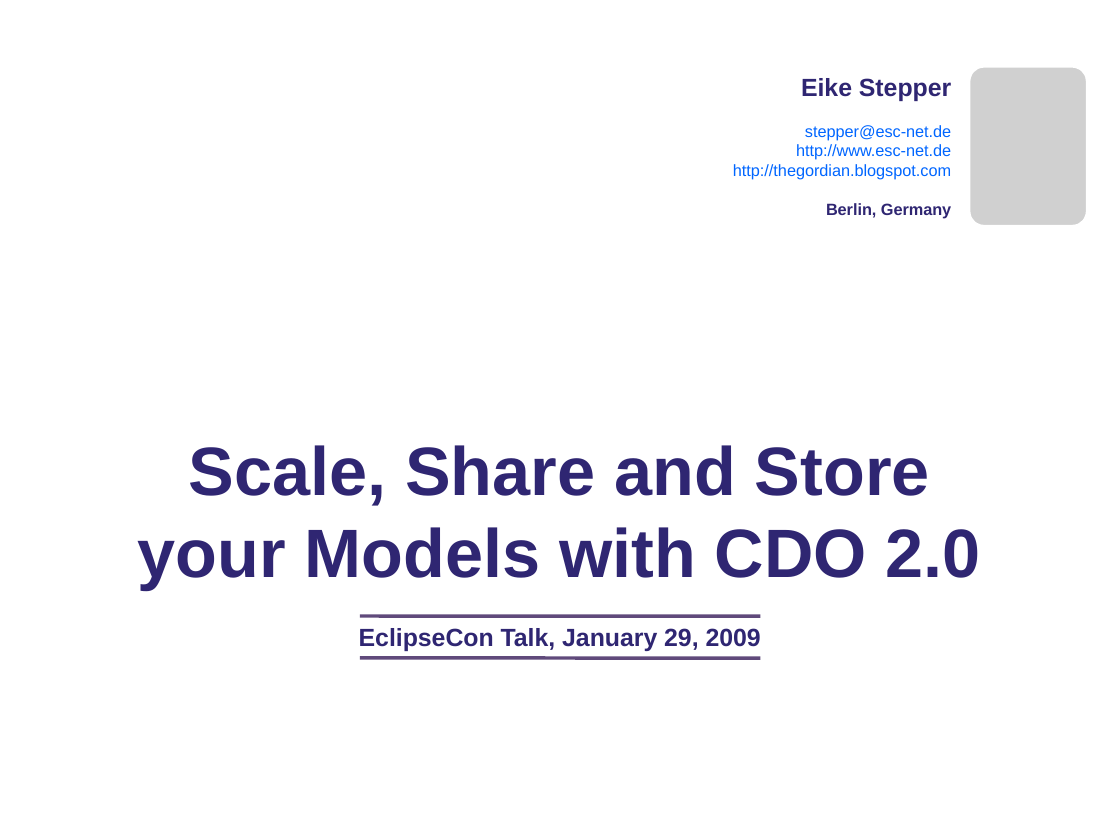
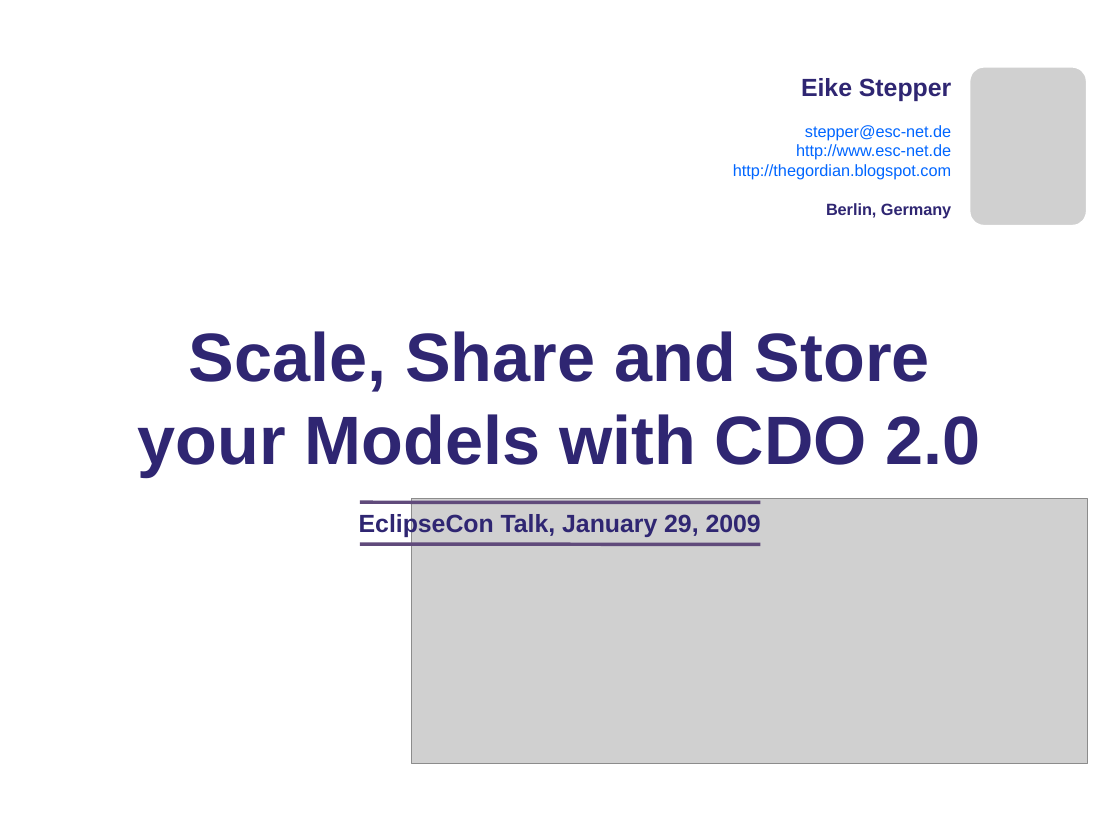
Before and after one commit to eclipse-cdo/cdo.www, a slide deck: slide 1 of documentation/presentations/EclipseCon_2009/CDO_EclipseCon_2009.pptx. Drawn at 1120x840 pixels with LibreOffice and Linux fonts; fonts in the diff are those of the drawing; grey boxes stand for pictures; background and template pictures are left out. Boxes give left, top, right and bottom in pixels: in the first picture for what was removed or moved away, otherwise in the second. Text is boxed around its words. In the diff, an @@ line names an element or a change of style, - is before the commit and + after.

Commit message:
eclipsecon

```diff
--- a/documentation/presentations/EclipseCon_2009/CDO_EclipseCon_2009.pptx
+++ b/documentation/presentations/EclipseCon_2009/CDO_EclipseCon_2009.pptx
@@ 2 lines, 1 title, 1 text: place and size @@
-2 lines, 1 title, 1 text at (137,445,981,659)
+2 lines, 1 title, 1 text at (137,331,981,544)
@@ picture added at (411,498,1088,763) @@
```
Also in this commit, not shown: 4 other slides changed, 5 slides added.
